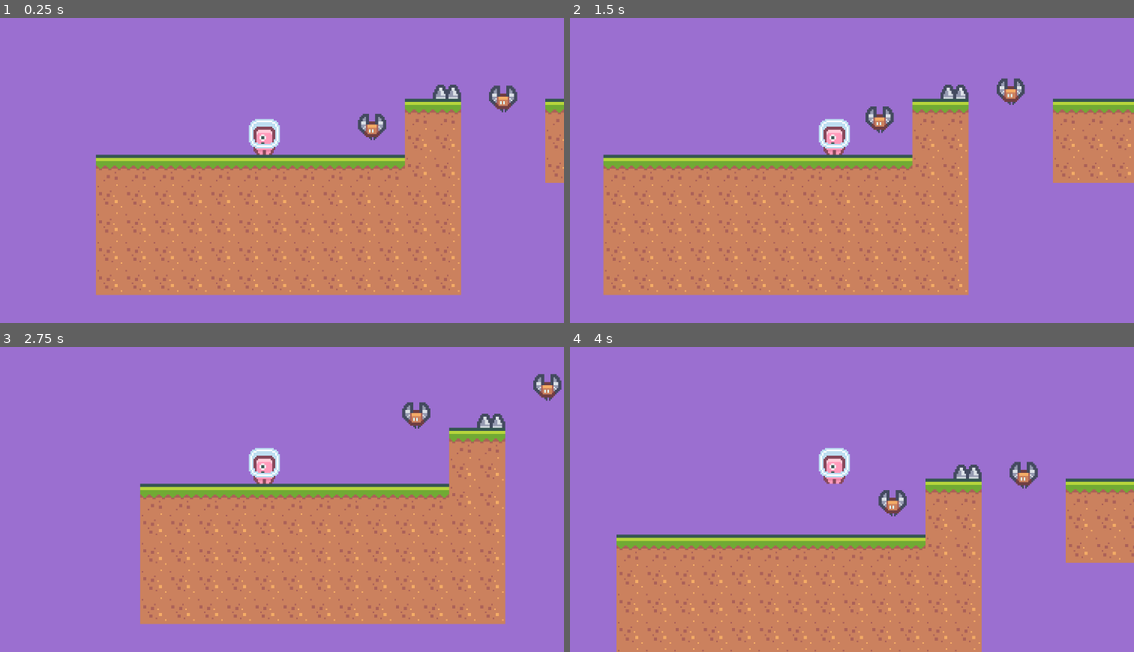
Above: before the commit, frames 1-4 (two rows, left to right).
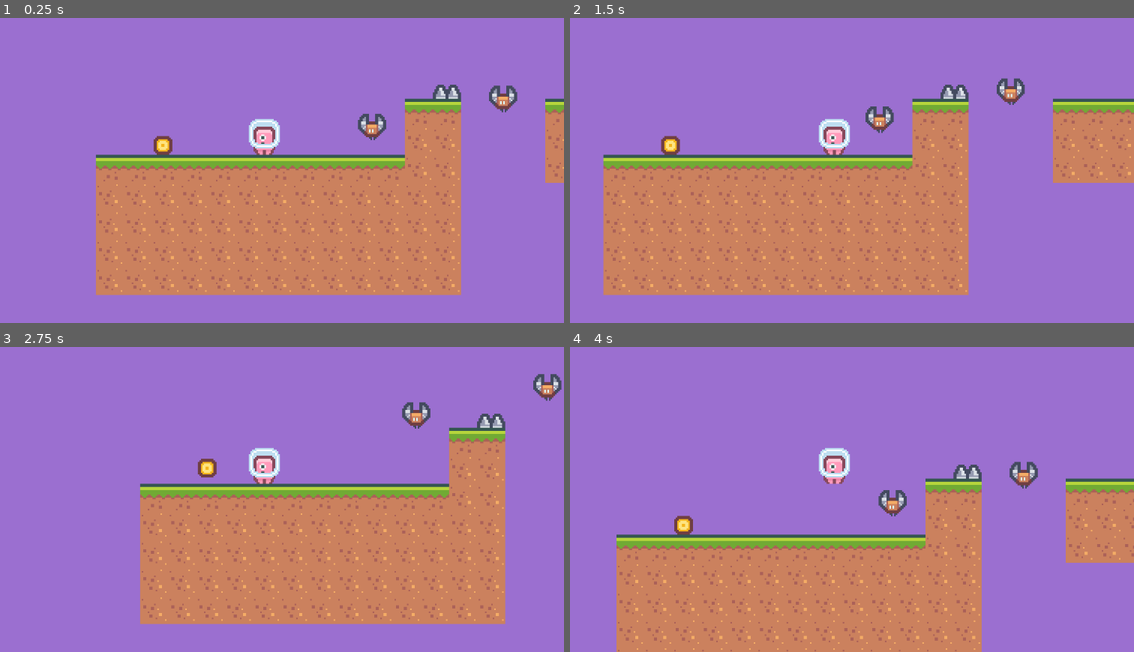
Above: after the commit, the same moments.

Repository: beltranbot/project-2d-platformer
Game: Godot game, scene res://Scenes/Level1.tscn
Two runs of this game, one before a commit and one after it. Both use one fixed random seed, a clock stepped at 60 frames per second and the inputs below.
Inputs:
- Up to frame 1 (0.25 s): no input
- Up to frame 2 (1.5 s): hold Right from 0.53 s (still down); tap Space at 0.77 s
- Up to frame 3 (2.75 s): tap Space at 1.52 s; release Right at 2.03 s; hold Left from 2.03 s (still down)
- Up to frame 4 (4 s): release Left at 2.78 s; hold Right from 2.78 s (still down); tap Space at 3.02, 3.77 s

The runs differ from the first frame. In frame 1, 0.2% of the frame differs, in the area x 27-31%, y 38-45%; in frame 2, 0.2%, in the area x 16-20%, y 38-45%; in frame 3, 0.2%; in frame 4, 0.2%.

Commit message:
18. coin

Diff:
--- a/Scenes/Level1.tscn
+++ b/Scenes/Level1.tscn
@@ -1,10 +1,11 @@
-[gd_scene load_steps=9 format=3 uid="uid://cqbsca3l6roi3"]
+[gd_scene load_steps=10 format=3 uid="uid://cqbsca3l6roi3"]
 
 [ext_resource type="Texture2D" uid="uid://biwond464pw3f" path="res://Assests/Sprites/Tiles/tiles_packed.png" id="1_joc8x"]
 [ext_resource type="Script" uid="uid://de4f32owja7wu" path="res://Scripts/player.gd" id="2_jghel"]
 [ext_resource type="Texture2D" uid="uid://c3nvqgsbwhv3a" path="res://Assests/Sprites/Characters/character_0004.png" id="3_slnnj"]
 [ext_resource type="PackedScene" uid="uid://8pe02dm0fhra" path="res://Scenes/enemy.tscn" id="4_jghel"]
 [ext_resource type="PackedScene" uid="uid://cqkmqjhdii1th" path="res://Scenes/spikes.tscn" id="5_slnnj"]
+[ext_resource type="PackedScene" uid="uid://bjby2j1ebwetl" path="res://Scenes/coin.tscn" id="6_t3or0"]
 
 [sub_resource type="TileSetAtlasSource" id="TileSetAtlasSource_mc20k"]
 texture = ExtResource("1_joc8x")
@@ -304,3 +305,6 @@
 
 [node name="Spikes" parent="." instance=ExtResource("5_slnnj")]
 position = Vector2(117, -45)
+
+[node name="Coin" parent="." instance=ExtResource("6_t3or0")]
+position = Vector2(-100, -2)
--- /dev/null
+++ b/Scenes/coin.tscn
@@ -0,0 +1,20 @@
+[gd_scene load_steps=4 format=3 uid="uid://bjby2j1ebwetl"]
+
+[ext_resource type="Script" uid="uid://dbsi0fvj40ni4" path="res://Scripts/coin.gd" id="1_jgi06"]
+[ext_resource type="Texture2D" uid="uid://ydbe1tyhvygu" path="res://Assests/Sprites/Objects/tile_0151.png" id="2_g537i"]
+
+[sub_resource type="CircleShape2D" id="CircleShape2D_ysn8j"]
+radius = 7.0
+
+[node name="Coin" type="Area2D"]
+script = ExtResource("1_jgi06")
+
+[node name="Sprite" type="Sprite2D" parent="."]
+position = Vector2(35, -9)
+texture = ExtResource("2_g537i")
+
+[node name="CollisionShape2D" type="CollisionShape2D" parent="."]
+position = Vector2(35, -9)
+shape = SubResource("CircleShape2D_ysn8j")
+
+[connection signal="body_entered" from="." to="." method="_on_body_entered"]
--- /dev/null
+++ b/Scripts/coin.gd
@@ -0,0 +1,21 @@
+extends Area2D
+
+
+var bob_height: float = 5.0
+var bob_speed: float = 5.0
+
+@onready var start_y: float = global_position.y
+var t: float = 0.0
+
+
+func _process(delta: float) -> void:
+	t += delta
+	var d = (sin(t * bob_speed) + 1) / 2
+	global_position.y = start_y + (d * bob_height)
+
+
+
+func _on_body_entered(body: Node2D) -> void:
+	if body.is_in_group("player"):
+		body.add_score(1)
+		queue_free()
--- a/Scripts/player.gd
+++ b/Scripts/player.gd
@@ -4,6 +4,8 @@
 var move_speed: float = 100.0
 var jump_force: float = 200.0
 var gravity: float = 500.0
+var score: int = 0
+
 
 func _physics_process(_delta: float) -> void:
 	if not is_on_floor():
@@ -27,3 +29,7 @@
 
 func game_over():
 	get_tree().call_deferred("reload_current_scene")
+
+
+func add_score(amount) -> void:
+	score += amount
Not shown: 1 places in Scenes/enemy.tscn that only renumber resources
